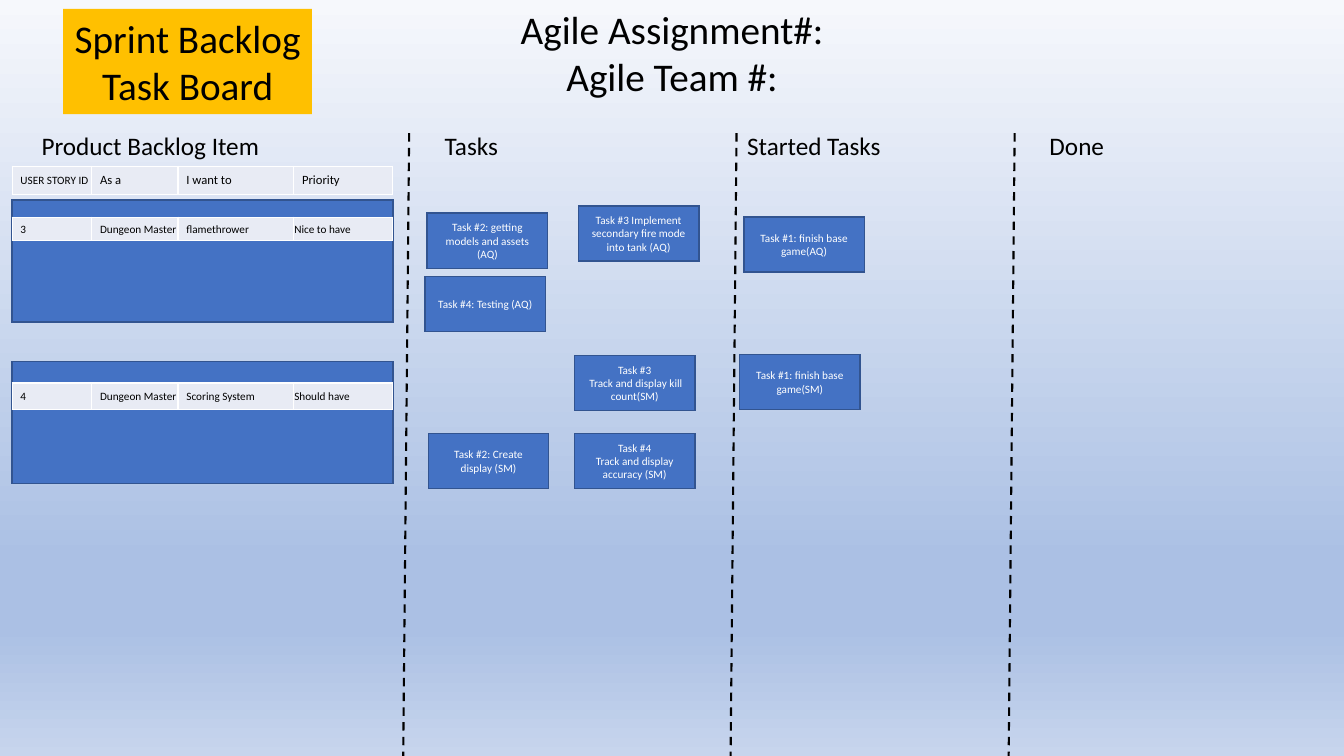
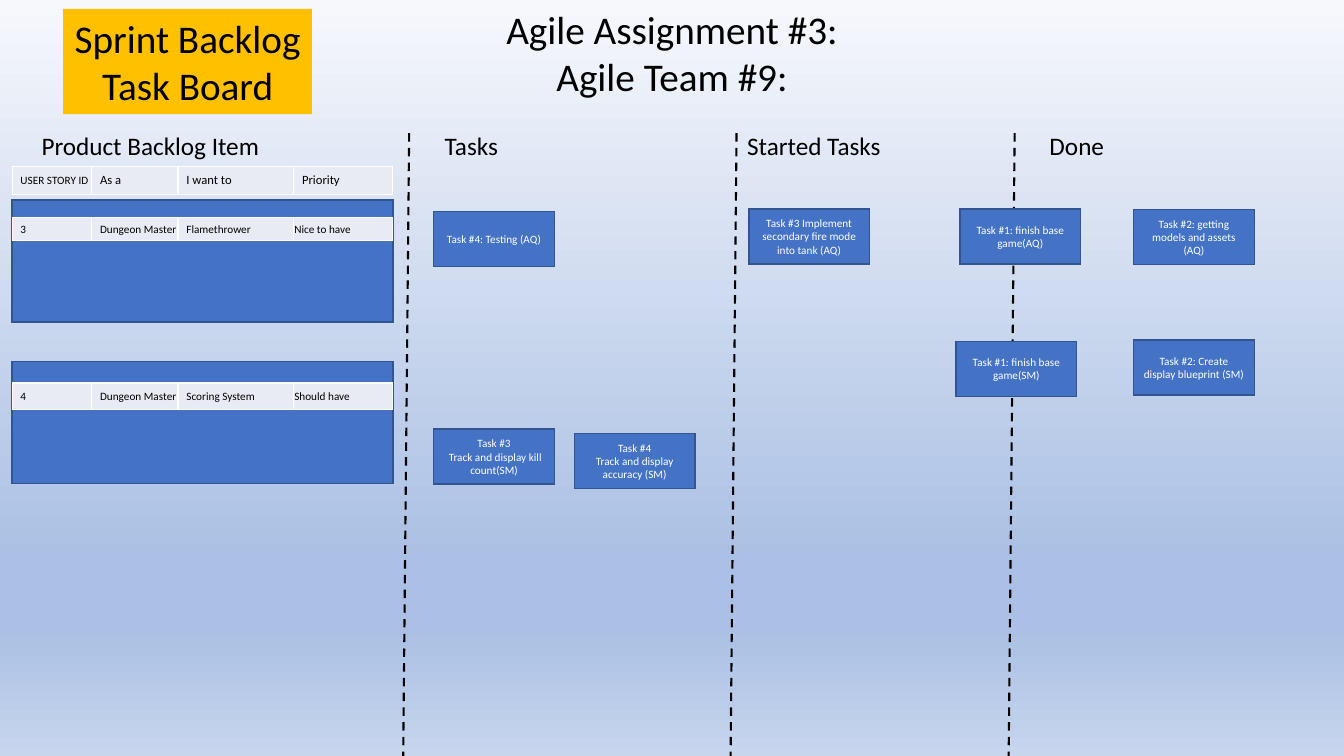
Before and after one commit to seanamassa/ToonTank, a slide deck: slide 2 of sprint_task_board_toontank.pptx. Drawn at 1344x756 pixels with LibreOffice and Linux fonts; fonts in the diff are those of the drawing. Boxes give left, top, right and bottom in pixels: in the first picture for what was removed or moved away, otherwise in the second. Text is boxed around its words. In the diff, an @@ line names an element or a change of style, - is before the commit and + after.

```diff
--- a/sprint_task_board_toontank.pptx
+++ b/sprint_task_board_toontank.pptx
@@ text at [506, 16, 838, 98]: text changed @@
-Agile Assignment#:
-Agile Team #:
+Agile Assignment #3:
+Agile Team #9:
@@ rectangle "Task #3 Implement secondary fire ...": place and size @@
-rectangle "Task #3 Implement secondary fire ..." at [579, 206, 700, 261]
+rectangle "Task #3 Implement secondary fire ..." at [749, 209, 870, 264]
@@ rectangle "Task #1: finish base game(AQ)": place and size @@
-rectangle "Task #1: finish base game(AQ)" at [744, 217, 865, 272]
+rectangle "Task #1: finish base game(AQ)" at [960, 209, 1081, 264]
@@ table at [12, 218, 393, 241] @@
-row 1, column 3: flamethrower
+row 1, column 3: Flamethrower
@@ rectangle "Task #4: Testing (AQ)": place and size @@
-rectangle "Task #4: Testing (AQ)" at [425, 276, 546, 332]
+rectangle "Task #4: Testing (AQ)" at [434, 212, 555, 267]
@@ rectangle "Task #2: getting models and ...": place and size @@
-rectangle "Task #2: getting models and ..." at [427, 214, 548, 269]
+rectangle "Task #2: getting models and ..." at [1134, 210, 1255, 265]
@@ rectangle "Task #1: finish base game(SM)": place and size @@
-rectangle "Task #1: finish base game(SM)" at [740, 355, 861, 410]
+rectangle "Task #1: finish base game(SM)" at [957, 342, 1078, 397]
@@ rectangle "Task #2: Create display blueprint ...": place and size @@
-rectangle "Task #2: Create display blueprint ..." at [429, 434, 549, 489]
+rectangle "Task #2: Create display blueprint ..." at [1134, 340, 1255, 395]
@@ text in rectangle at [1144, 357, 1244, 380]: text changed @@
-Task #2: Create display (SM)
+Task #2: Create display blueprint (SM)
@@ rectangle "Task #3": place and size @@
-rectangle "Task #3" at [575, 356, 696, 411]
+rectangle "Task #3" at [434, 430, 555, 485]
```
Also in this commit, not shown: 1 other slide changed.
